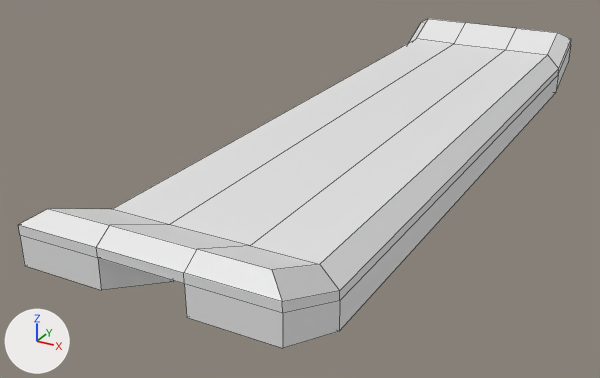
An edit to the FBX model RailRiderUnity/Assets/Models/Board/board.fbx, drawn before and after from the same camera.
Before and after are seen from a camera (50 mm lens) standing at (0.385, -0.919, 0.359) and looking at (-0.077, -0.078, -0.061). Every picture has the same lights, and +X, +Y and +Z are marked at lower left. Mesh edges are drawn as thin lines.

Objects in the first picture: 'Board'.
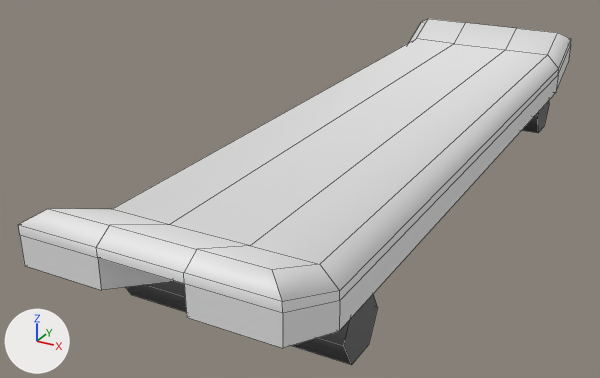
The newer file is also turned or shifted as a whole; pictures and numbers use the older file's frame.

Changed parts and their boxes (x1, y1, x2, y2) in the pictures (600 x 378 px):
'Board', reshaped: before (18, 19, 571, 348); after (18, 19, 571, 365)
part 1 of me_cube, added: after (523, 101, 549, 133)
part 2 of me_cube, added: after (126, 281, 378, 365)

Patch to the scene script:
```diff
--- a/RailRiderUnity/Assets/Models/Board/board.fbx.py
+++ b/RailRiderUnity/Assets/Models/Board/board.fbx.py
@@ mat_wheels @@
+mat_wheels = principled_material('Wheels')
+mat_wheels.base_color = (0.0607, 0.0607, 0.0607)  # dark grey #464646
@@ mat_board @@
+mat_board = principled_material('Board')
+mat_board.base_color = (0.8, 0.8, 0.8)  # white #e7e7e7
@@ me_cube @@
 # used by ob_board; location = (0.0, 0.0, 0.0)
-me_cube.from_pydata(...)  # 60 vertices, 58 faces; spans x -0.129..0.129, y -0.479..0.456, z -0.03..0.061
+me_cube.from_pydata(...)  # 84 vertices, 74 faces; spans x -0.129..0.129, y -0.479..0.456, z -0.086..0.061
+# me_cube part 1: a new loose piece, a 6-sided cylinder along x spanning x -0.126..0.126, y 0.288..0.36, z -0.072..-0.01, in mat_wheels (dark grey #464646)
+# me_cube part 2: a new loose piece, a 6-sided cylinder along x spanning x -0.126..0.126, y -0.369..-0.297, z -0.086..-0.024, in mat_wheels (dark grey #464646)
+# me_cube part 3: the surface is now shaded smooth
+me_cube.materials.append(mat_board)  # white #e7e7e7
+me_cube.materials.append(mat_wheels)  # dark grey #464646
```
